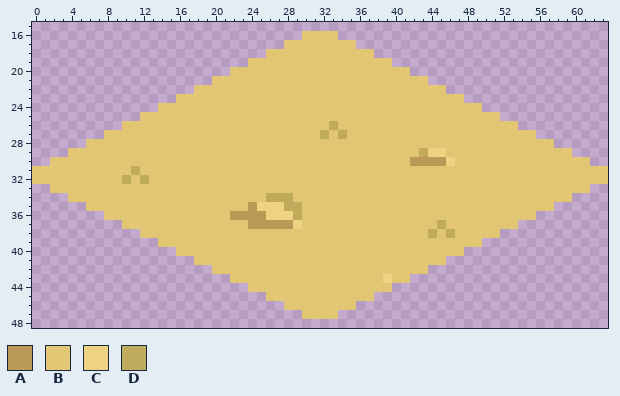
Pixel-art file: dot/grass.aseprite. That is the earlier state.
64x64 pixels, 1 frame. Shown: x 0..63, y 15..48.
Palette (. is transparent): A #bb9a57  B #e3c674  C #efd282  D #bfab5b
And afterwards:
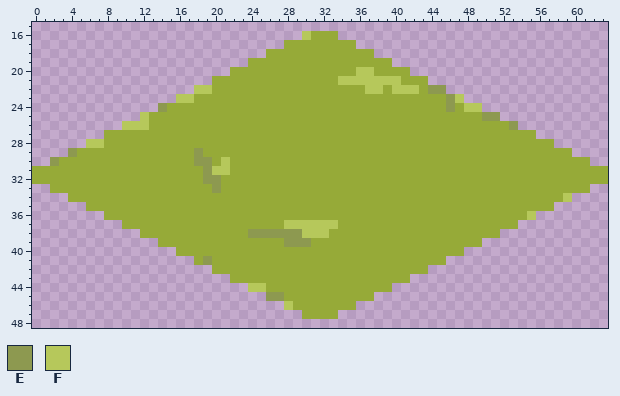
Colours new in this view: E #8d9950  F #b6c85b
Changes in this commit:
layer "grass2/Layer 14" now shown
layer "Group 1/Layer 27" now hidden
Colour B changes from #e3c674 to #96aa38.
The author changed colour A to colour B in row 30 at x 42 to 45; in row 35 at x 24; in row 36 at x 22 to 25; in row 37 at x 24 to 27.
The author changed colour C to colour B in row 29 at x 44 to 45; in row 30 at x 46; in row 35 at x 25 to 27; in row 36 at x 26 to 28; in row 43 at x 39.
The author changed colour D to colour B in row 26 at x 33; in row 27 at x 32 and 34; in row 29 at x 43; in row 31 at x 11; in row 32 at x 10 and 12; in row 34 at x 26 to 28.
The author changed colour D to colour B in row 35 at x 28 to 29; in row 36 at x 29; in row 37 at x 45; in row 38 at x 44 and 46.
The author changed colour B to colour E in row 22 at x 44 to 45; in row 23 at x 46; in row 24 at x 14 and 46; in row 25 at x 50 to 51; in row 26 at x 53; in row 29 at x 4 and 18.
The author changed colour B to colour E in row 30 at x 2 and 18 to 19; in row 31 at x 19; in row 32 at x 19 to 20; in row 33 at x 20; in row 38 at x 24 to 29; in row 39 at x 28 to 30.
The author changed colour B to colour E in row 41 at x 19; in row 45 at x 26 to 27.
The author changed colour A to colour F in row 37 at x 28.
The author changed colour B to colour F in row 16 at x 30; in row 20 at x 36 to 37; in row 21 at x 34 to 40; in row 22 at x 18 to 19, 37 to 38 and 40 to 42; in row 23 at x 16 to 17 and 47; in row 24 at x 48 to 49.
The author changed colour B to colour F in row 25 at x 12; in row 26 at x 10 to 12; in row 28 at x 6 to 7; in row 30 at x 21; in row 31 at x 20 to 21; in row 34 at x 59.
The author changed colour B to colour F in row 36 at x 55; in row 37 at x 30 to 33; in row 38 at x 30 to 32; in row 44 at x 24 to 25; in row 46 at x 28.
The author changed colour C to colour F in row 37 at x 29.
